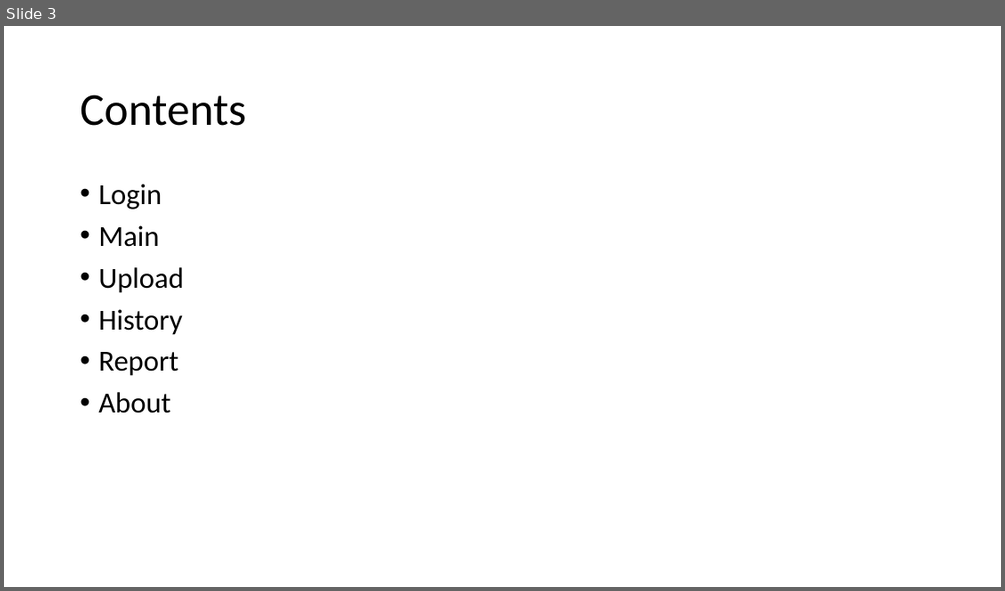
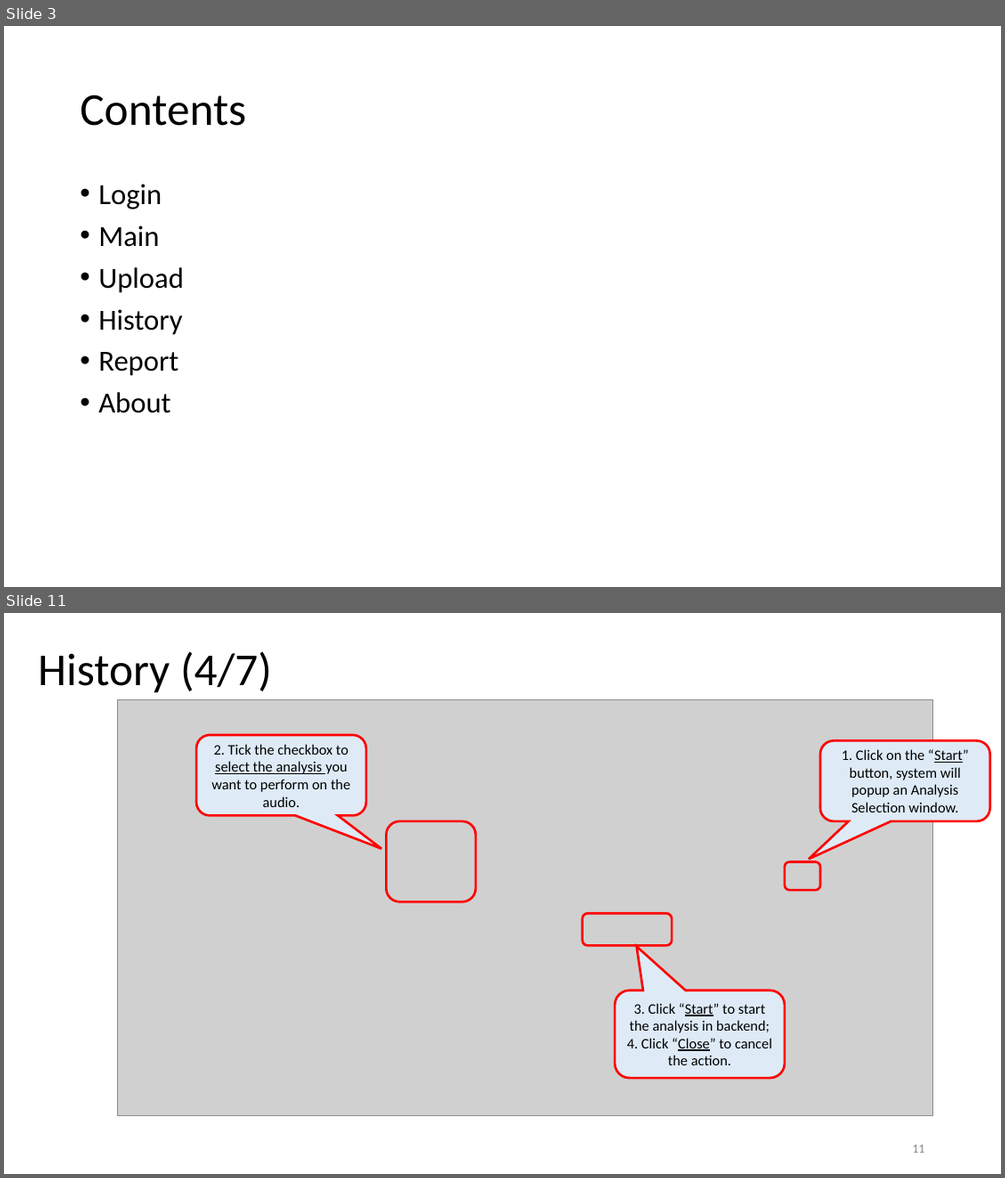
Before and after one commit to ZirconiumZr/UOB_SIT, a slide deck: uob_website/analysis/utils/Voice_To_Text_Analysis_Web_UserGuide.pptx. Shown one above the other, each under a label of ours: slide 3 before the commit, slides 3 and 11 after it; the slides between them are not shown. The pictures are 1005x591 and 1005x1178 pixels, drawn with LibreOffice and Linux fonts; fonts in the diff are those of the drawing; grey boxes stand for pictures. Boxes give left, top, right and bottom in pixels: in the first picture for what was removed or moved away, otherwise in the second. Text is boxed around its words. In the diff, an @@ line names an element or a change of style, - is before the commit and + after.

```diff
--- a/uob_website/analysis/utils/Voice_To_Text_Analysis_Web_UserGuide.pptx
+++ b/uob_website/analysis/utils/Voice_To_Text_Analysis_Web_UserGuide.pptx
@@ slide 11 added at (x1=4, y1=613, x2=1001, y2=1174), background #FFFFFF @@
@@ text added at (x1=38, y1=651, x2=272, y2=693), 44 pt, text #000000 @@
+History (4/7)
@@ picture added at (x1=118, y1=699, x2=933, y2=1116) @@
@@ rounded speech box added at (x1=196, y1=735, x2=366, y2=816), fill #DEEBF7, outline #FF0000 2.25 pt, 14 pt, text #000000 @@
+2. Tick the checkbox to select the analysis you want to perform on the audio.
@@ rounded speech box added at (x1=821, y1=741, x2=990, y2=821), fill #DEEBF7, outline #FF0000 2.25 pt, 14 pt, text #000000 @@
+1. Click on the “Start” button, system will popup an Analysis Selection window.
@@ rounded rectangle added at (x1=386, y1=821, x2=476, y2=901), outline #FF0000 2.25 pt @@
@@ rounded rectangle added at (x1=785, y1=862, x2=821, y2=891), outline #FF0000 2.25 pt @@
@@ rounded rectangle added at (x1=582, y1=914, x2=672, y2=946), outline #FF0000 2.25 pt @@
@@ rounded speech box added at (x1=615, y1=989, x2=785, y2=1078), fill #DEEBF7, outline #FF0000 2.25 pt, 14 pt, text #000000 @@
+3. Click “Start” to start the analysis in backend;
+4. Click “Close” to cancel the action.
@@ page number added at (x1=912, y1=1144, x2=924, y2=1152), 12 pt, text #8C8C8C @@
+11
```
Also in this commit, not shown: 3 slides changed, 11 other slides added, 9 slides removed.
